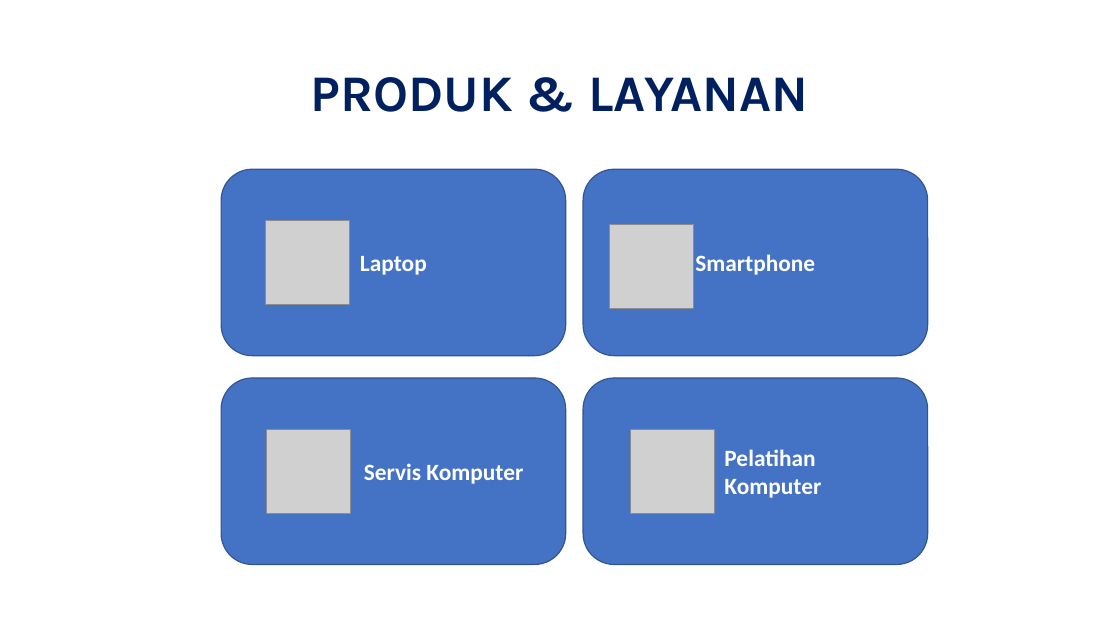
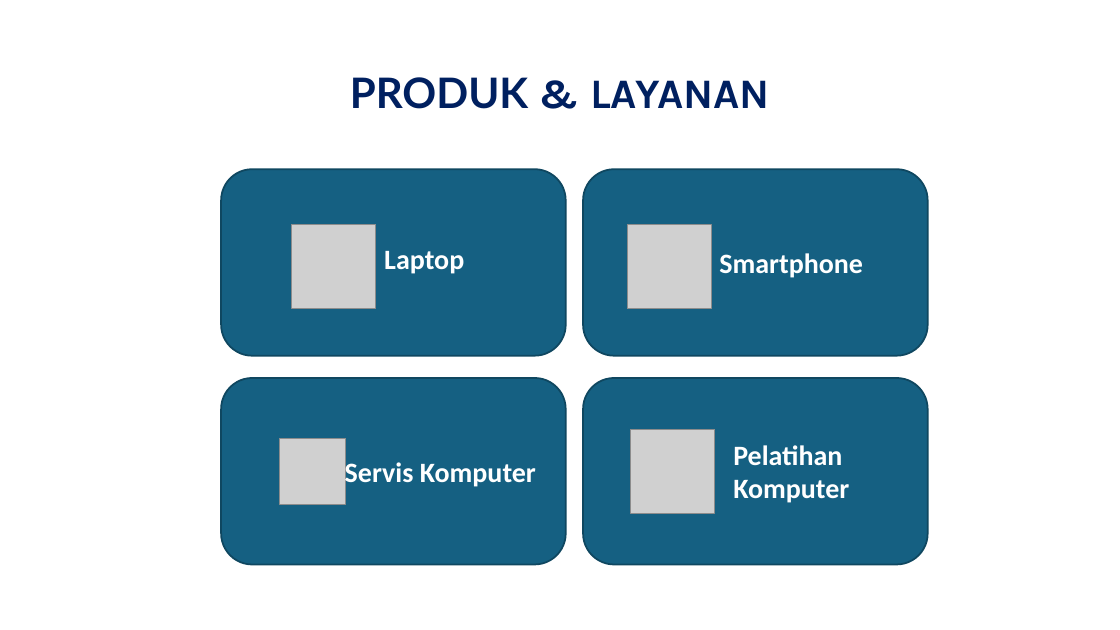
Before and after one commit to onysu/kursus, a slide deck: slide 4 of assets/files/Profil-Perusahaan-5-Slide.pptx. Drawn at 1120x630 pixels with LibreOffice and Linux fonts; fonts in the diff are those of the drawing; grey boxes stand for pictures. Boxes give left, top, right and bottom in pixels: in the first picture for what was removed or moved away, otherwise in the second. Text is boxed around its words. In the diff, an @@ line names an element or a change of style, - is before the commit and + after.

```diff
--- a/assets/files/Profil-Perusahaan-5-Slide.pptx
+++ b/assets/files/Profil-Perusahaan-5-Slide.pptx
@@ title "PRODUK & LAYANAN" at (350,77,770,109): size 44 to 36 pt; font Karla to Lato in "PRODUK" @@
@@ picture: place and size @@
-picture at (266,220,350,304)
+picture at (292,224,376,308)
@@ picture: place and size @@
-picture at (610,224,694,308)
+picture at (628,224,712,308)
@@ text in rounded rectangle at (360,256,427,275): text removed @@
-Laptop
@@ text added at (384,251,464,274), 24 pt, text #FFFFFF, bold @@
+Laptop
@@ text in rounded rectangle at (695,254,815,275): text removed @@
-Smartphone
@@ text added at (719,253,863,278), 24 pt, text #FFFFFF, bold @@
+Smartphone
@@ fill #4472C4 to #156082; outline #325491 1 pt to #104760 1.5 pt in 4 elements at (221,169,565,355), (583,169,928,355), (221,378,565,565), (583,378,928,565) @@
@@ picture: place and size @@
-picture at (266,429,350,513)
+picture at (280,439,346,505)
@@ text in rounded rectangle at (724,449,821,498): text removed @@
-Pelatihan
-Komputer
@@ text added at (733,445,849,503), 24 pt, text #FFFFFF, bold @@
+Pelatihan
+Komputer
@@ text added at (345,459,536,489), 24 pt, text #FFFFFF, bold @@
+Servis Komputer
@@ text in rounded rectangle at (364,463,523,484): text removed @@
-Servis Komputer
```
Also in this commit, not shown: 3 other slides changed, 1 slide added, 1 slide removed.
